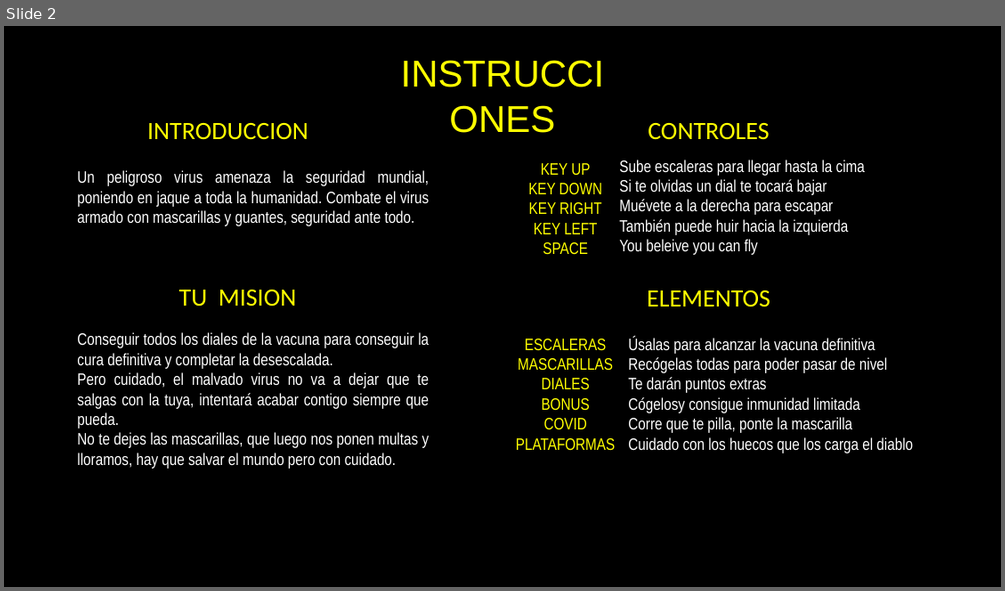
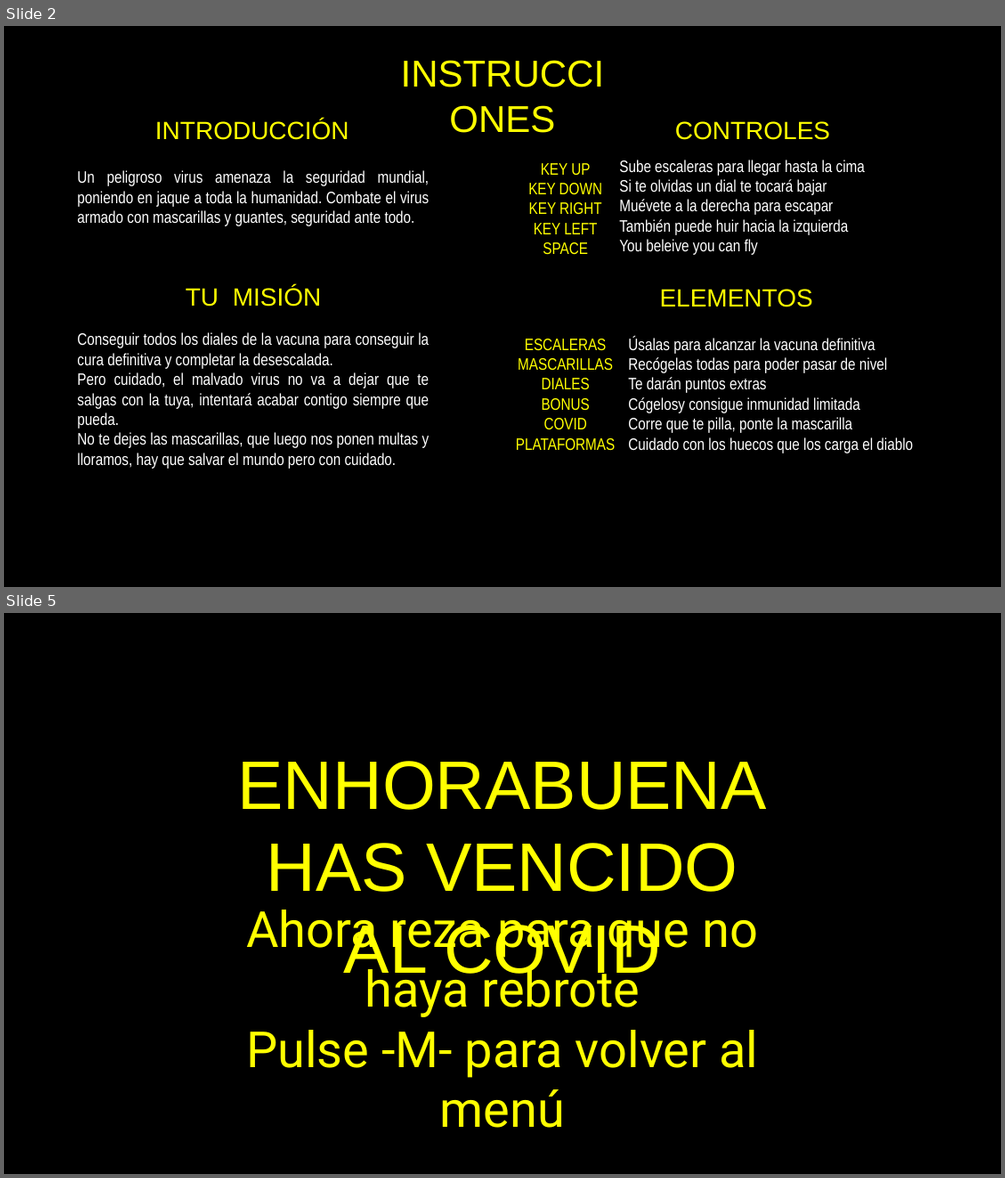
Before and after one commit to 12Diego06Martinez/DONKEY_KONG, a slide deck: DONKEY_KONG/DONKEY_KONG/imagenes/Presentación1.odp. Shown one above the other, each under a label of ours: slide 2 before the commit, slides 2 and 5 after it; the slides between them are not shown. The pictures are 1005x591 and 1005x1178 pixels, drawn with LibreOffice and Linux fonts; fonts in the diff are those of the drawing. Boxes give left, top, right and bottom in pixels: in the first picture for what was removed or moved away, otherwise in the second. Text is boxed around its words. In the diff, an @@ line names an element or a change of style, - is before the commit and + after.

```diff
--- a/DONKEY_KONG/DONKEY_KONG/imagenes/Presentación1.odp
+++ b/DONKEY_KONG/DONKEY_KONG/imagenes/Presentación1.odp
@@ slide 5 added at (4,613,1001,1174), background #000000 @@
@@ text added at (238,761,767,986), 66 pt, text #FFFF00 @@
+ENHORABUENA
+HAS VENCIDO AL COVID
@@ text added at (246,909,758,1127), 48 pt, text #FFFF00 @@
+Ahora reza para que no haya rebrote
+Pulse -M- para volver al menú
@@ slide 2 changed as well @@
@@ text at (155,119,349,140): text changed; font Calibri to Arial @@
-INTRODUCCION
+INTRODUCCIÓN
@@ text "CONTROLES" at (675,121,830,140): font Calibri to Arial; alignment left to centre @@
@@ text at (186,288,321,306): text changed; font Calibri to Arial @@
-TU MISION
+TU MISIÓN
@@ text "ELEMENTOS" at (660,289,813,307): font Calibri to Arial; alignment left to centre @@
```
Also in this commit, not shown: 1 other slide changed, 2 other slides added, 13 other files.
